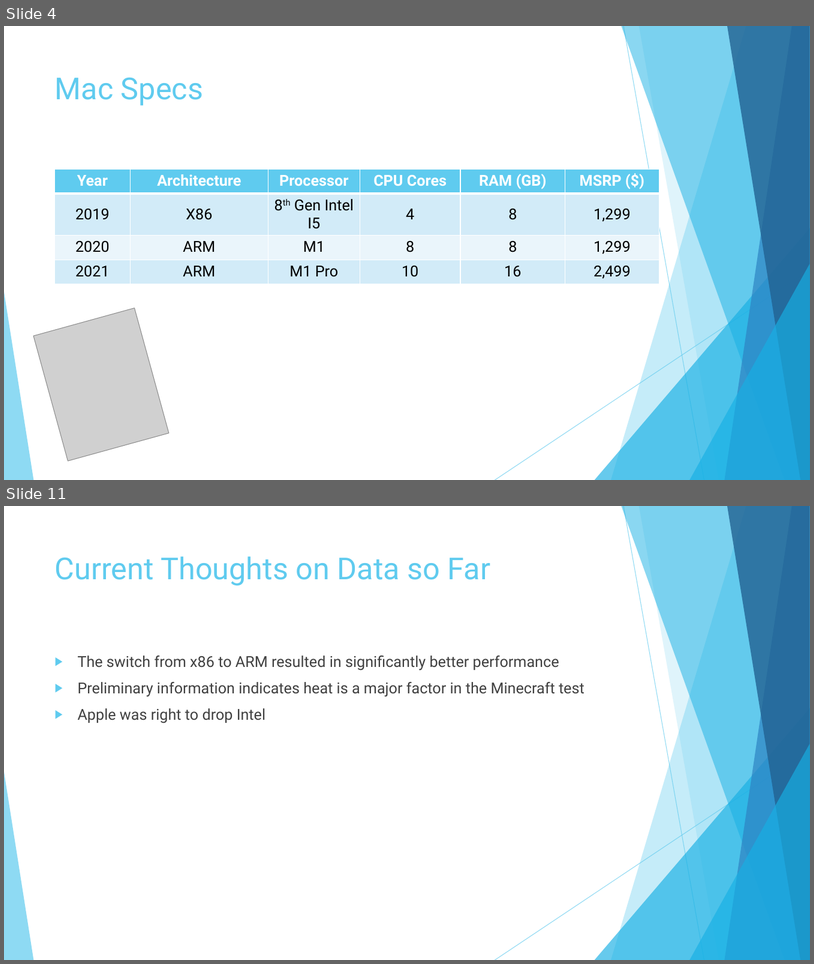
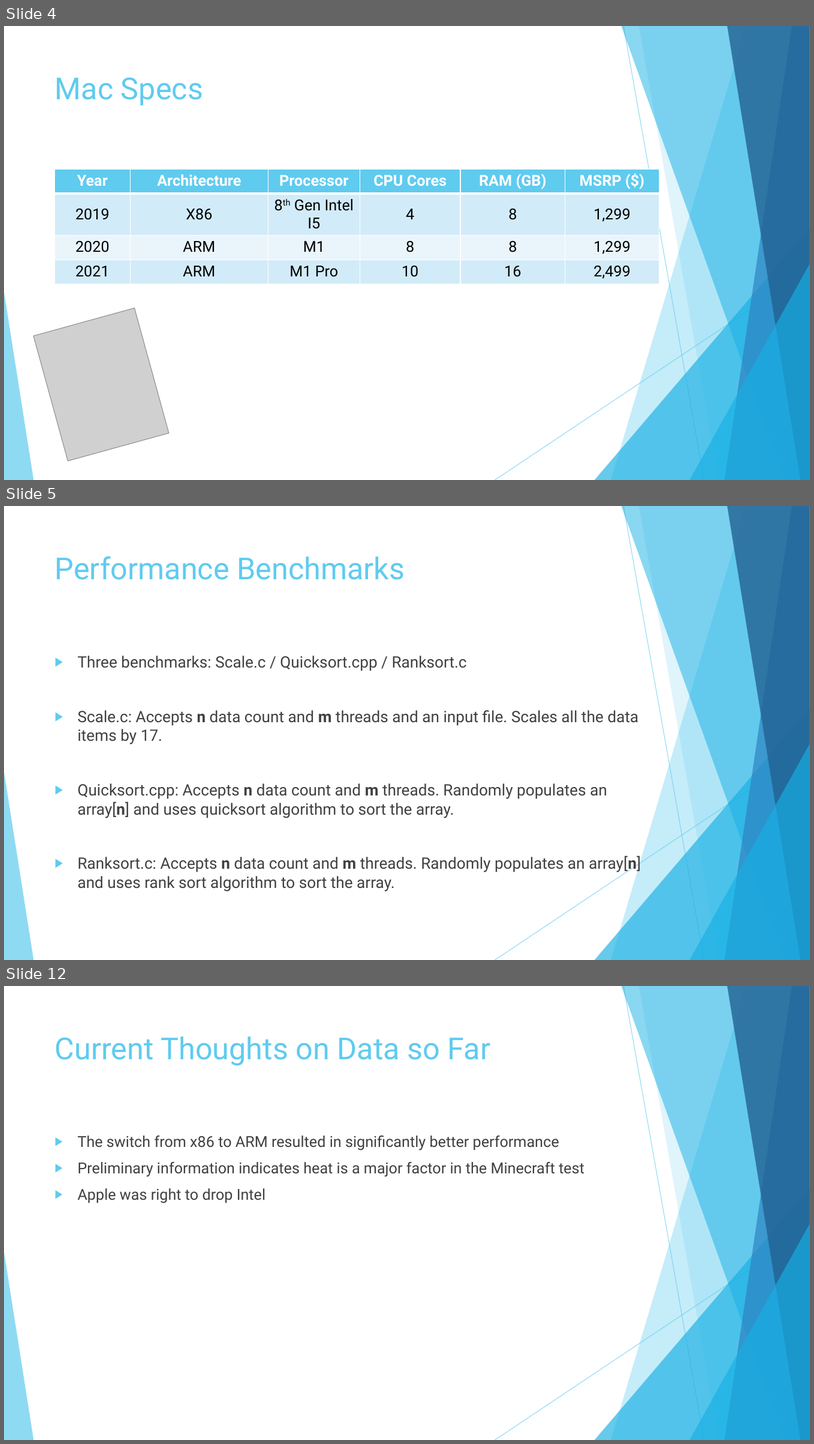
Before and after one commit to Cnh1116/Computer-Architecture-Project, a slide deck: Project Presentation.pptx. Shown one above the other, each under a label of ours: slides 4 and 11 before the commit, slides 4, 5 and 12 after it; the slides between them are not shown. The pictures are 814x964 and 814x1444 pixels, drawn with LibreOffice and Linux fonts; fonts in the diff are those of the drawing; grey boxes stand for pictures. Boxes give left, top, right and bottom in pixels: in the first picture for what was removed or moved away, otherwise in the second. Text is boxed around its words. In the diff, an @@ line names an element or a change of style, - is before the commit and + after.

```diff
--- a/Project Presentation.pptx
+++ b/Project Presentation.pptx
@@ slide 5 added at [4,506,810,960], background #FFFFFF; not listed: 10 template elements that a slide beside it also shows @@
@@ title added at [55,556,405,580], 36 pt, text #5FCBEF @@
+Performance Benchmarks
@@ text added at [78,655,641,891], 18.7 pt, text #404040 @@
+▶ Three benchmarks: Scale.c / Quicksort.cpp / Ranksort.c
+▶ Scale.c: Accepts n data count and m threads and an input file. Scales all the data items by 17.
+▶ Quicksort.cpp: Accepts n data count and m threads. Randomly populates an array[n] and uses quicksort algorithm to sort the array.
+▶ Ranksort.c: Accepts n data count and m threads. Randomly populates an array[n] and uses rank sort algorithm to sort the array.
@@ what was slide 11 is now slide 12 @@
```
Also in this commit, not shown: 7 slides changed, 1 other slide added, 1 slide removed.
